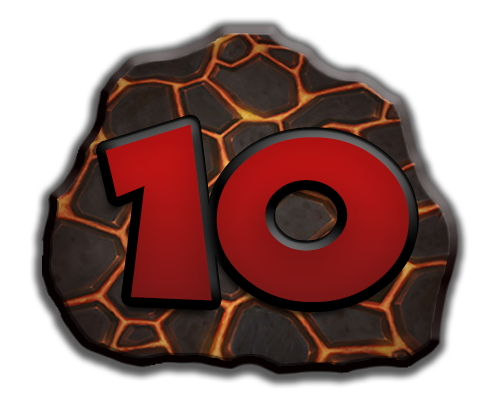
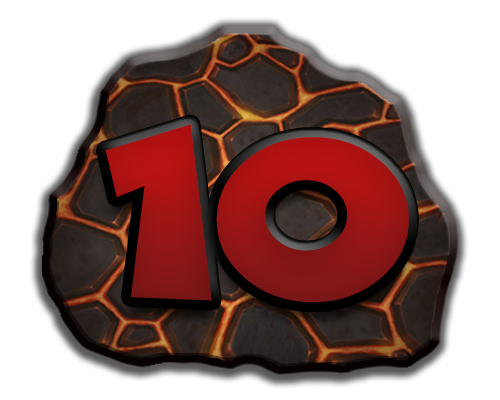
Two versions of the same layered image (500x400). Layer-by-layer changes:
pixels changed over [96, 162, 417, 329] (layer not identified)
